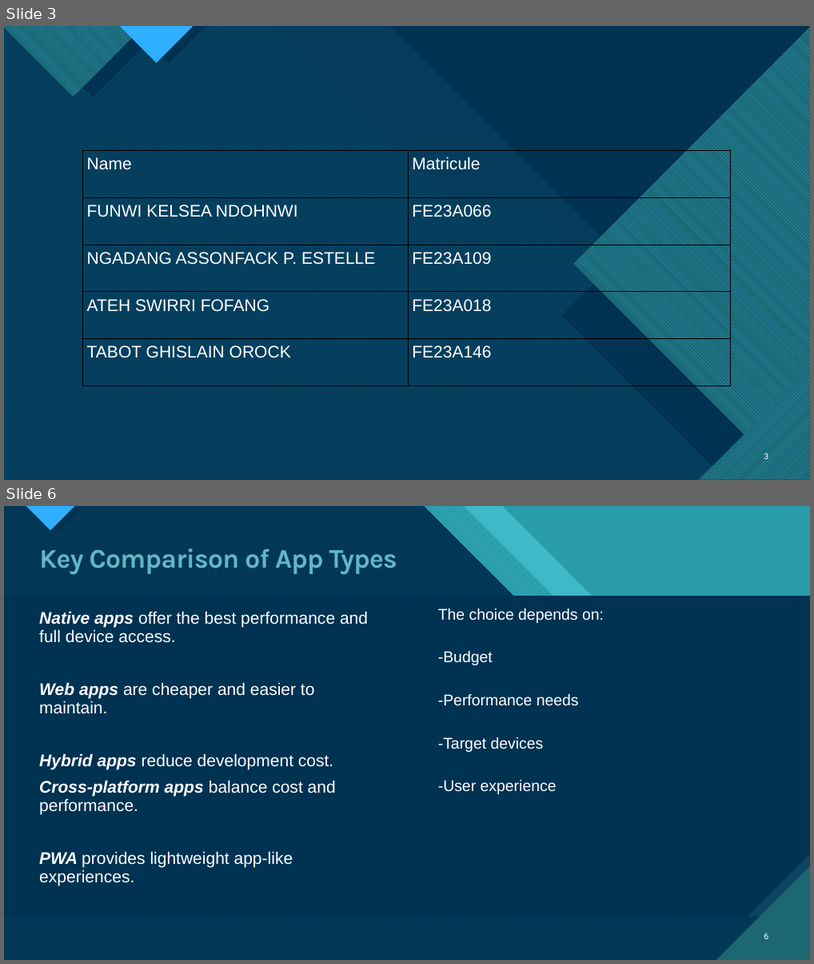
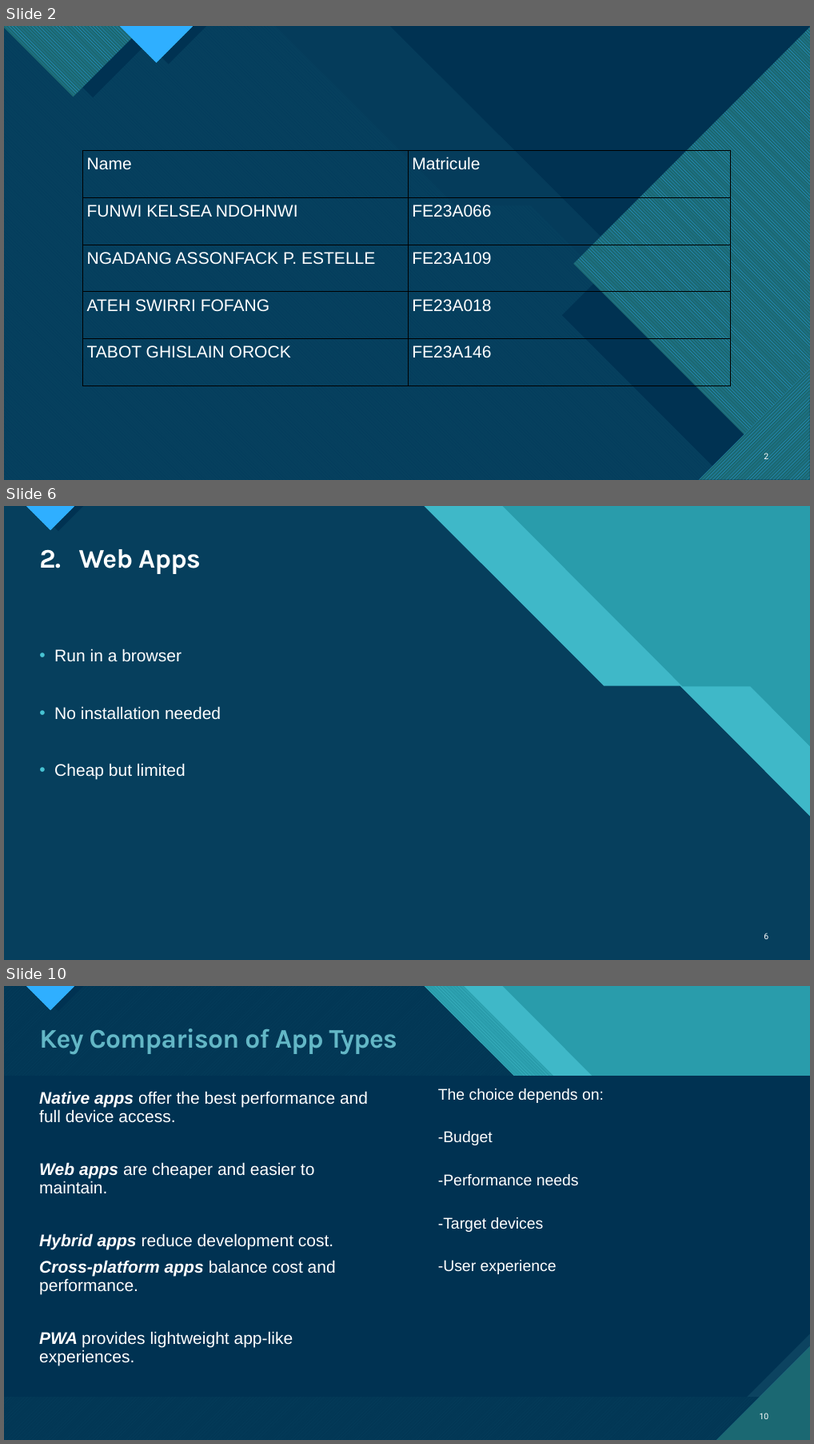
Before and after one commit to kelseafunwi/Group11SchoolWork, a slide deck: Task 1/Task 1 Mobile App Development.pptx. Shown one above the other, each under a label of ours: slides 3 and 6 before the commit, slides 2, 6 and 10 after it; the slides between them are not shown. The pictures are 814x964 and 814x1444 pixels, drawn with LibreOffice and Linux fonts; fonts in the diff are those of the drawing. Boxes give left, top, right and bottom in pixels: in the first picture for what was removed or moved away, otherwise in the second. Text is boxed around its words. In the diff, an @@ line names an element or a change of style, - is before the commit and + after.

```diff
--- a/Task 1/Task 1 Mobile App Development.pptx
+++ b/Task 1/Task 1 Mobile App Development.pptx
@@ slide 6 added at (4,506,810,960), background #47C3D3; not listed: 14 template elements that a slide beside it also shows @@
@@ title added at (39,549,201,574), 32 pt, text #FFFFFF, bold @@
+2. Web Apps
@@ text added at (54,648,221,780), 20 pt, text #FFFFFF @@
+• Run in a browser
+• No installation needed
+• Cheap but limited
@@ page number added at (764,932,769,939), 10 pt, text #FFFFFF @@
+6
@@ what was slide 3 is now slide 2 @@
@@ what was slide 6 is now slide 10 @@
@@ page number at (760,1412,770,1419): text changed @@
-6
+10
```
Also in this commit, not shown: 5 slides changed, 10 other slides added, 1 slide removed.
